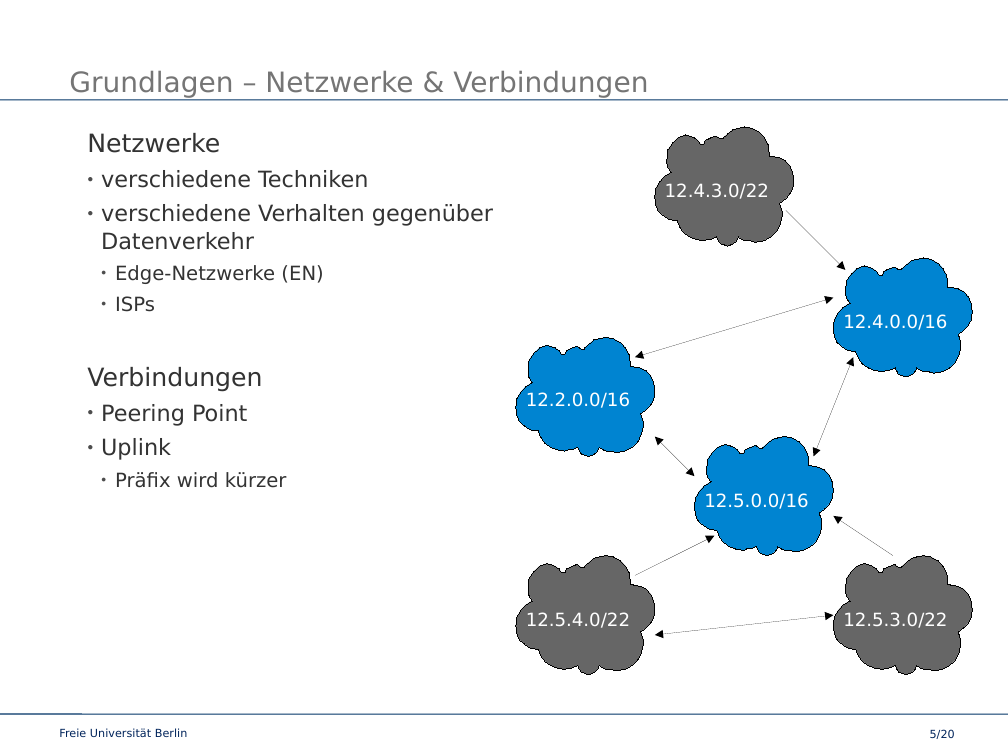
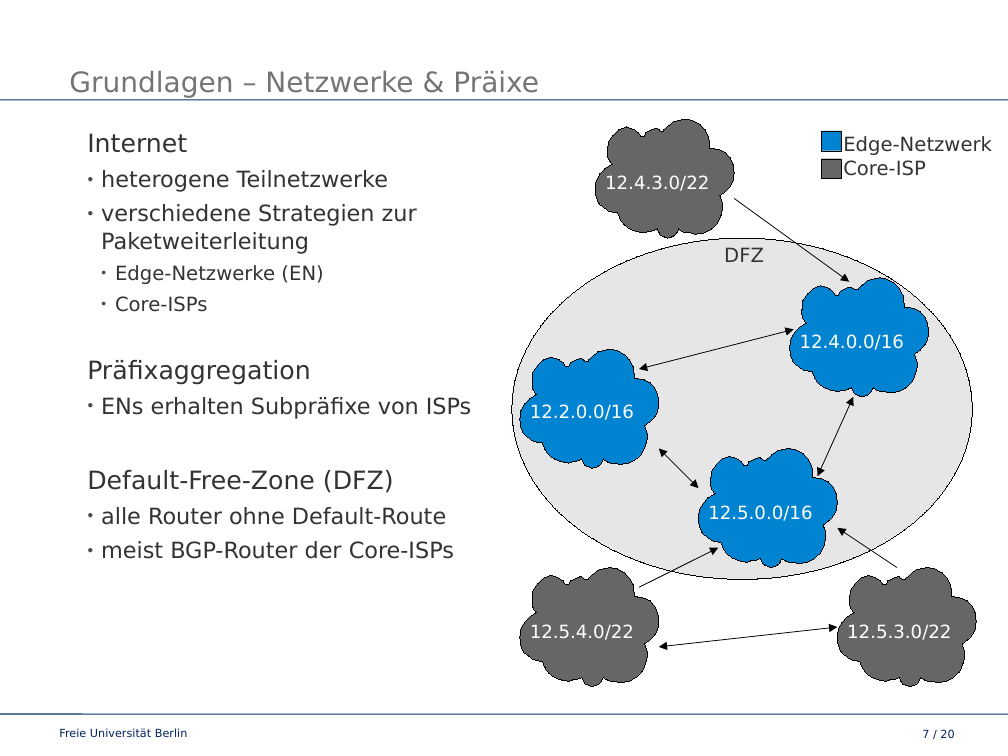
Before and after one commit to slomo/whyTheInternetSucks, a slide deck: slide 7 of talk/presentation.odp (slide 5 before the commit). Drawn at 1008x756 pixels with LibreOffice and Linux fonts; fonts in the diff are those of the drawing; background and template pictures are left out. Boxes give left, top, right and bottom in pixels: in the first picture for what was removed or moved away, otherwise in the second. Text is boxed around its words. In the diff, an @@ line names an element or a change of style, - is before the commit and + after.

```diff
--- a/talk/presentation.odp
+++ b/talk/presentation.odp
@@ title at box(69, 70, 539, 98): text changed @@
-Grundlagen – Netzwerke & Verbindungen
+Grundlagen – Netzwerke & Präixe
@@ freeform shape: place and size @@
-freeform shape at box(655, 127, 794, 246)
+freeform shape at box(596, 119, 735, 238)
@@ text at box(87, 133, 417, 254): text changed @@
-Netzwerke
-  ● verschiedene Techniken
-  ● verschiedene Verhalten gegenüber Datenverkehr
+Internet
+  ● heterogene Teilnetzwerke
+  ● verschiedene Strategien zur Paketweiterleitung
@@ rectangle added at box(822, 131, 842, 151), fill #0084D1, outline #000000 0.28 pt @@
@@ text added at box(843, 136, 992, 176), 14 pt, text #333333 @@
+Edge-Netzwerk
+Core-ISP
@@ text "12.4.3.0/22": place and size @@
-text "12.4.3.0/22" at box(665, 183, 769, 199)
+text "12.4.3.0/22" at box(605, 175, 709, 191)
@@ rectangle added at box(822, 158, 842, 178), fill #666666, outline #000000 0.28 pt @@
@@ arrow moved from (786, 211) - (846, 270) to (734, 199) - (850, 282) @@
@@ arrow (734, 199) - (850, 282): stroke #000000 0 pt to #000000 0.57 pt @@
@@ ellipse added at box(512, 238, 973, 580), fill #E6E6E6, outline #000000 0 pt @@
@@ text added at box(724, 247, 764, 262), 14 pt, text #333333 @@
+DFZ
@@ text at box(87, 296, 471, 559): text changed; size 14 to 16 pt @@
-    ● ISPs
-Verbindungen
-  ● Peering Point
-  ● Uplink
-    ● Präfix wird kürzer
+    ● Core-ISPs
+Präfixaggregation
+  ● ENs erhalten Subpräfixe von ISPs
+Default-Free-Zone (DFZ)
+  ● alle Router ohne Default-Route
+  ● meist BGP-Router der Core-ISPs
@@ freeform shape: place and size @@
-freeform shape at box(834, 258, 973, 377)
+freeform shape at box(789, 278, 928, 397)
@@ text "12.4.0.0/16": place and size @@
-text "12.4.0.0/16" at box(843, 314, 947, 330)
+text "12.4.0.0/16" at box(800, 334, 904, 350)
@@ double arrow moved from (635, 357) - (834, 297) to (639, 369) - (793, 330) @@
@@ double arrow (639, 369) - (793, 330): stroke #000000 0 pt to #000000 0.57 pt @@
@@ double arrow moved from (813, 457) - (853, 357) to (817, 476) - (853, 397) @@
@@ double arrow (817, 476) - (853, 397): stroke #000000 0 pt to #000000 0.57 pt @@
@@ 3 freeform shapes, 1 double arrow: place and size @@
-3 freeform shapes, 1 double arrow at box(516, 436, 973, 674)
+3 freeform shapes, 1 double arrow at box(520, 449, 977, 686)
@@ double arrow (659, 449) - (699, 488): stroke #000000 0 pt to #000000 0.57 pt @@
@@ arrow (897, 568) - (838, 528): stroke #000000 0 pt to #000000 0.57 pt @@
@@ arrow (639, 588) - (719, 547): stroke #000000 0 pt to #000000 0.57 pt @@
@@ 4 texts, 2 arrows, 1 freeform shape, 1 double arrow: place and size @@
-4 texts, 2 arrows, 1 freeform shape, 1 double arrow at box(516, 338, 947, 635)
+4 texts, 2 arrows, 1 freeform shape, 1 double arrow at box(520, 349, 951, 647)
@@ double arrow (659, 647) - (838, 627): stroke #000000 0 pt to #000000 0.57 pt @@
@@ page number at box(922, 729, 954, 738): text changed @@
-5/20
+7 / 20
```
Also in this commit, not shown: 12 other slides changed, 5 slides added, 3 slides removed.
